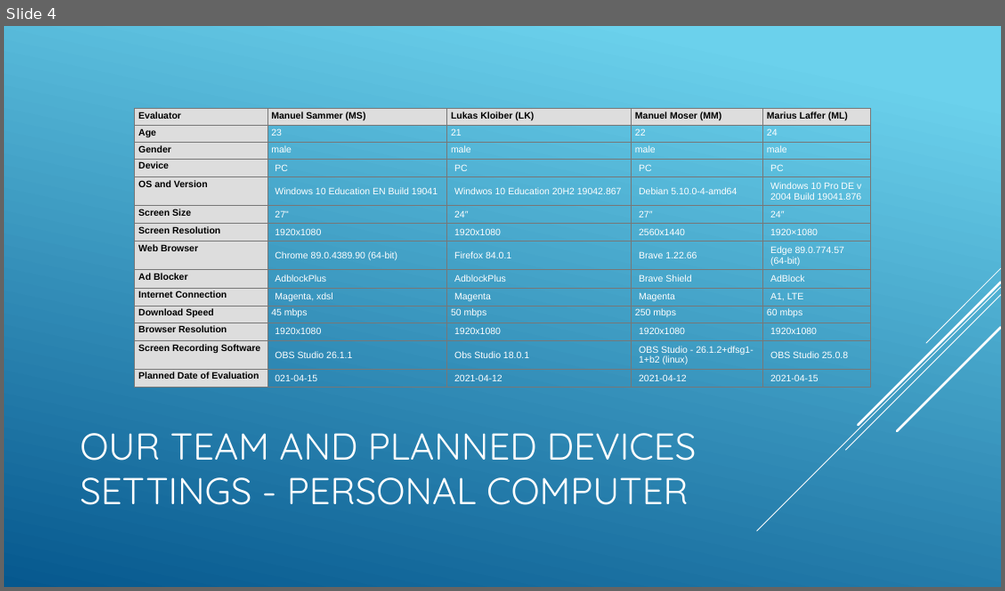
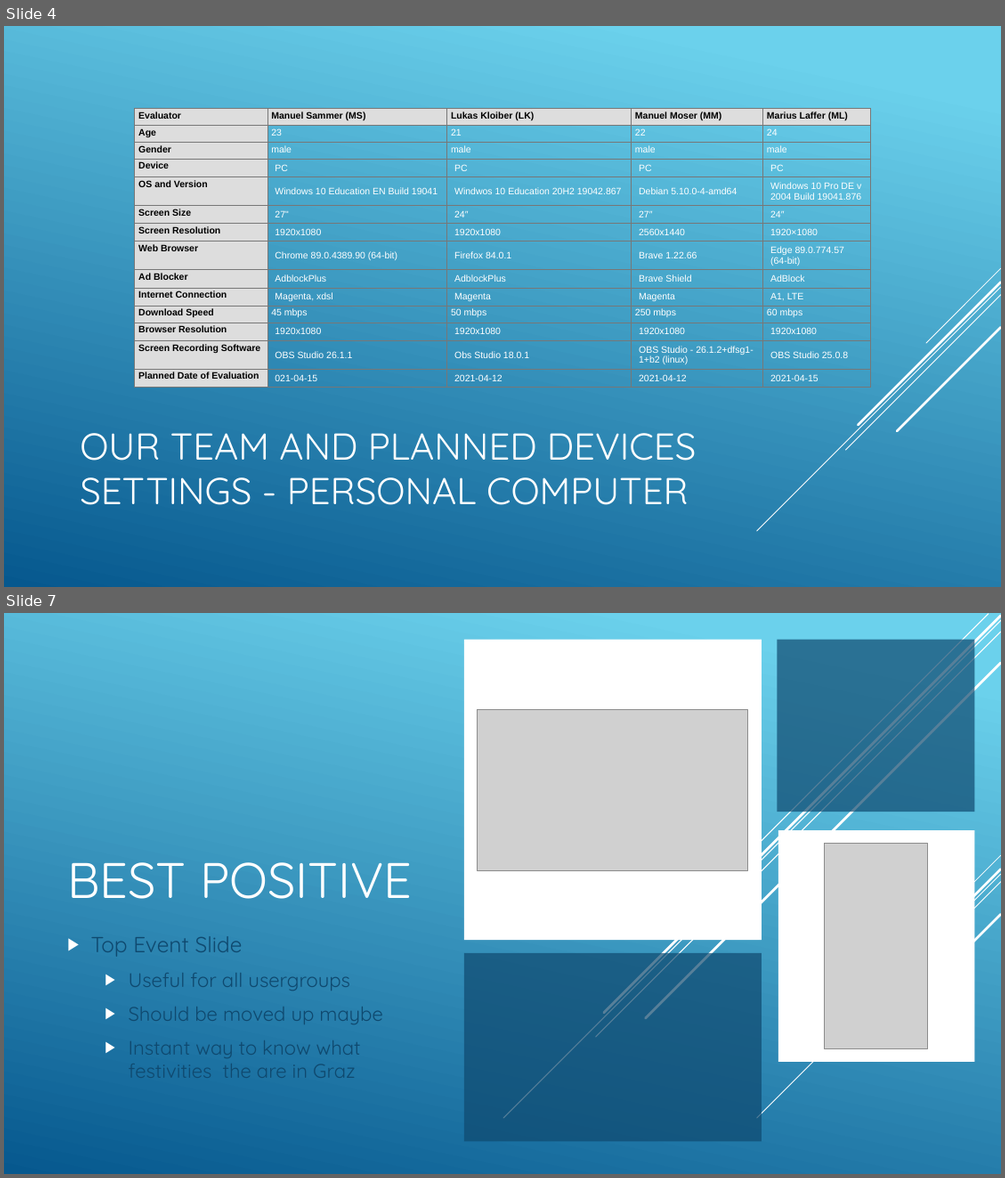
Before and after one commit to Deadmann1/hci_06_06, a slide deck: presentation/presentation.pptx. Shown one above the other, each under a label of ours: slide 4 before the commit, slides 4 and 7 after it; the slides between them are not shown. The pictures are 1005x591 and 1005x1178 pixels, drawn with LibreOffice and Linux fonts; fonts in the diff are those of the drawing; grey boxes stand for pictures. Boxes give left, top, right and bottom in pixels: in the first picture for what was removed or moved away, otherwise in the second. Text is boxed around its words. In the diff, an @@ line names an element or a change of style, - is before the commit and + after.

```diff
--- a/presentation/presentation.pptx
+++ b/presentation/presentation.pptx
@@ slide 7 added at [4, 613, 1001, 1174], background gradient #6ED2EB to #06588E; not listed: 5 template elements that a slide beside it also shows @@
@@ rectangle added at [464, 639, 761, 940], fill #FFFFFF @@
@@ line added from (1001, 620) to (503, 1118), #FFFFFF 1 pt @@
@@ line added from (1001, 632) to (596, 1037), #FFFFFF 1 pt @@
@@ line added from (1001, 616) to (604, 1013), #FFFFFF 2.5 pt @@
@@ line added from (988, 614) to (677, 925), #FFFFFF 1 pt @@
@@ rectangle added at [777, 639, 975, 811], fill #0F496F at 70% opacity @@
@@ line added from (1001, 663) to (646, 1018), #FFFFFF 2.5 pt @@
@@ picture added at [477, 709, 747, 870] @@
@@ rectangle added at [778, 831, 975, 1062], fill #FFFFFF @@
@@ picture added at [825, 844, 928, 1048] @@
@@ title added at [67, 862, 413, 899], 48 pt, text #FFFFFF @@
+BEST POSITIVE
@@ text added at [91, 936, 382, 1078], 19 pt, text #0F496F @@
+▶ Top Event Slide
+  ▶ Useful for all usergroups
+  ▶ Should be moved up maybe
+  ▶ Instant way to know what festivities the are in Graz
@@ rectangle added at [464, 953, 761, 1142], fill #0F496F at 70% opacity @@
```
Also in this commit, not shown: 2 slides changed, 14 other slides added, 3 slides removed, 3 other files.
